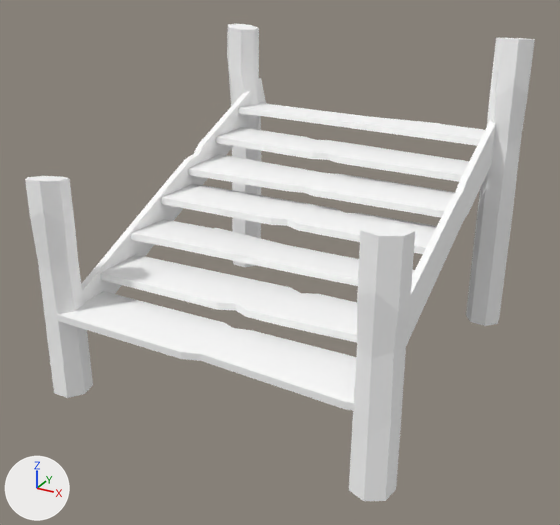
The glTF model frontend/assets/models3d/packs/quaternius-fbx/dock_stairs.glb: old version first, new version second.
The view is the same before and after, from a camera (50 mm lens) standing at (2.01, -3.8, 2.35) and looking at (0.01, -0.17, 0.53). Every picture has the same lights, and +X, +Y and +Z are marked at lower left. The picture after the commit comes second. Where no turn or scale is listed for an object, it has been applied to the vertices.

Before the edit, the objects in view are built like this:
```python
mat_material_0 = principled_material('Material_0')
mat_material_0.base_color = (1.0, 1.0, 1.0)  # white #ffffff
mat_material_0.roughness = 0.85
mat_material_1 = principled_material('Material_1')
mat_material_1.base_color = (1.0, 1.0, 1.0)  # white #ffffff
mat_material_1.roughness = 0.85
me_mesh_0 = bpy.data.meshes.new('Mesh_0')
me_mesh_0.from_pydata(...)  # 340 vertices, 628 faces; spans x -1.02..1.09, y -1.17..1.13, z -0.11..1.74
# faces by material slot: [588, 40]
me_mesh_0.materials.append(mat_material_0)  # white #ffffff
me_mesh_0.materials.append(mat_material_1)  # white #ffffff
ob_dock_stairs = bpy.data.objects.new('Dock_Stairs', me_mesh_0)
ob_dock_stairs.location = (0.0, 0.0, 0.0)
```
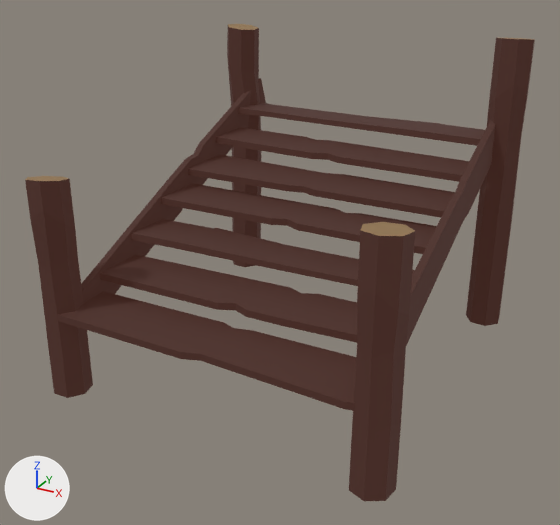
Diff of the bpy script that builds the scene:
```diff
--- a/frontend/assets/models3d/packs/quaternius-fbx/dock_stairs.glb.py
+++ b/frontend/assets/models3d/packs/quaternius-fbx/dock_stairs.glb.py
@@ mat_material_0 @@
 mat_material_0 = principled_material('Material_0')
-mat_material_0.base_color = (1.0, 1.0, 1.0)  # white #ffffff
+mat_material_0.base_color = (0.0337, 0.0107, 0.0071)  # brown #331b14
 mat_material_0.roughness = 0.85
+mat_material_0.emission_color = (0.0337, 0.0107, 0.0071)  # brown #331b14
+mat_material_0.emission_strength = 1.0
@@ mat_material_1 @@
 mat_material_1 = principled_material('Material_1')
-mat_material_1.base_color = (1.0, 1.0, 1.0)  # white #ffffff
+mat_material_1.base_color = (0.134, 0.0835, 0.0381)  # brown #665237
 mat_material_1.roughness = 0.85
+mat_material_1.emission_strength = 1.0
```

Location of each change, [x1, y1, x2, y2] in pixels of the pictures (560 x 525 px):
'Dock_Stairs', recoloured, surface changed (white to brown): [25, 24, 535, 501] in both
